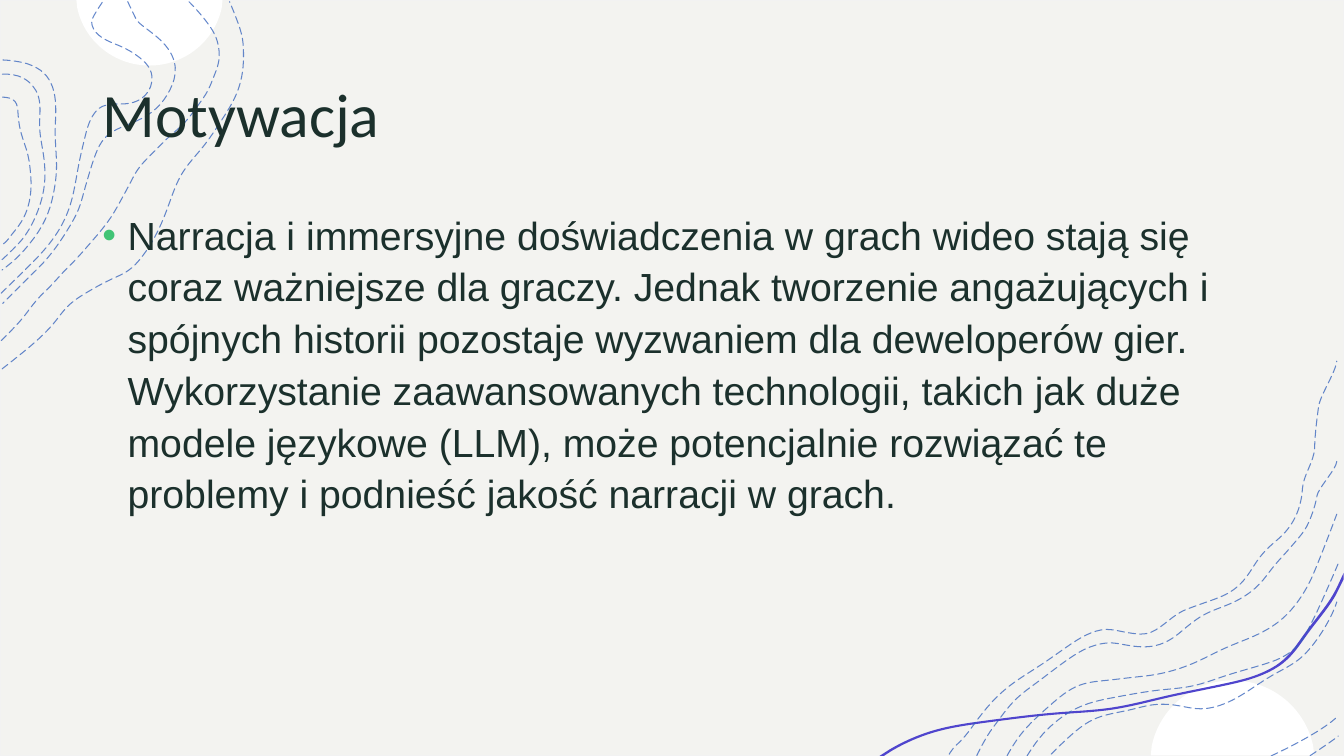
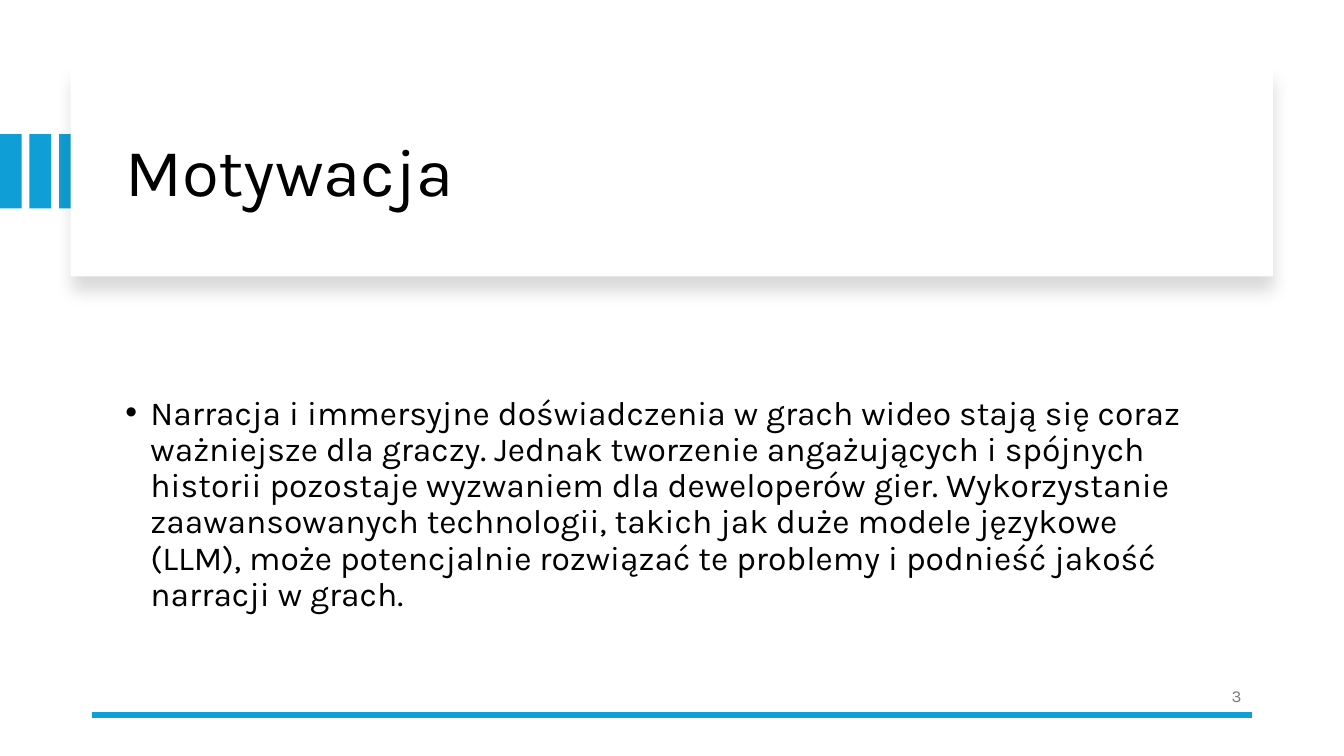
Before and after one commit to KyattPL/masters-backup, a slide deck: slide 3 of Seminarium Dyplomowe/Seminarium dyplomowe - prezka 1.pptx. Drawn at 1344x756 pixels with LibreOffice and Linux fonts; fonts in the diff are those of the drawing. Boxes give left, top, right and bottom in pixels: in the first picture for what was removed or moved away, otherwise in the second. Text is boxed around its words. In the diff, an @@ line names an element or a change of style, - is before the commit and + after.

```diff
--- a/Seminarium Dyplomowe/Seminarium dyplomowe - prezka 1.pptx
+++ b/Seminarium Dyplomowe/Seminarium dyplomowe - prezka 1.pptx
@@ rectangle removed at (x1=0, y1=0, x2=1344, y2=756) @@
@@ freeform shape removed at (x1=77, y1=0, x2=223, y2=66) @@
@@ rectangle added at (x1=71, y1=68, x2=1273, y2=276), fill #FFFFFF @@
@@ group removed at (x1=1, y1=2, x2=244, y2=369): 7 freeform shapes @@
@@ title "Motywacja" moved from (x1=102, y1=86, x2=379, y2=152) to (x1=125, y1=149, x2=453, y2=213) @@
@@ title "Motywacja" at (x1=125, y1=149, x2=453, y2=213): size 44 to 48 pt, font Calibri to Karla, text colour #1B302C to #000000; line spacing 1 to 0.9 @@
@@ rectangle added at (x1=0, y1=134, x2=21, y2=209), fill #0F9ED5 @@
@@ rectangle added at (x1=29, y1=134, x2=50, y2=209), fill #0F9ED5 @@
@@ rectangle added at (x1=59, y1=134, x2=81, y2=209), fill #0F9ED5 @@
@@ text "Narracja i immersyjne doświadczenia w ..." moved from (x1=128, y1=220, x2=1209, y2=516) to (x1=150, y1=399, x2=1180, y2=615) @@
@@ text "Narracja i immersyjne doświadczenia w ..." at (x1=150, y1=399, x2=1180, y2=615): size 28 to 24 pt, font Arial to Karla, text colour #1B302C to #000000; line spacing 1.1 to 0.9; vertical alignment top to middle @@
@@ group removed at (x1=950, y1=361, x2=1339, y2=756): 7 freeform shapes @@
@@ freeform shape removed at (x1=879, y1=573, x2=1344, y2=756) @@
@@ freeform shape removed at (x1=1151, y1=681, x2=1315, y2=755) @@
@@ line added from (1252, 715) to (93, 715), #0F9ED5 4.5 pt @@
@@ page number added at (x1=1232, y1=691, x2=1242, y2=702), 12 pt, text #797979 @@
+3
```
Also in this commit, not shown: 6 other slides changed, 15 slides added, 9 slides removed.
